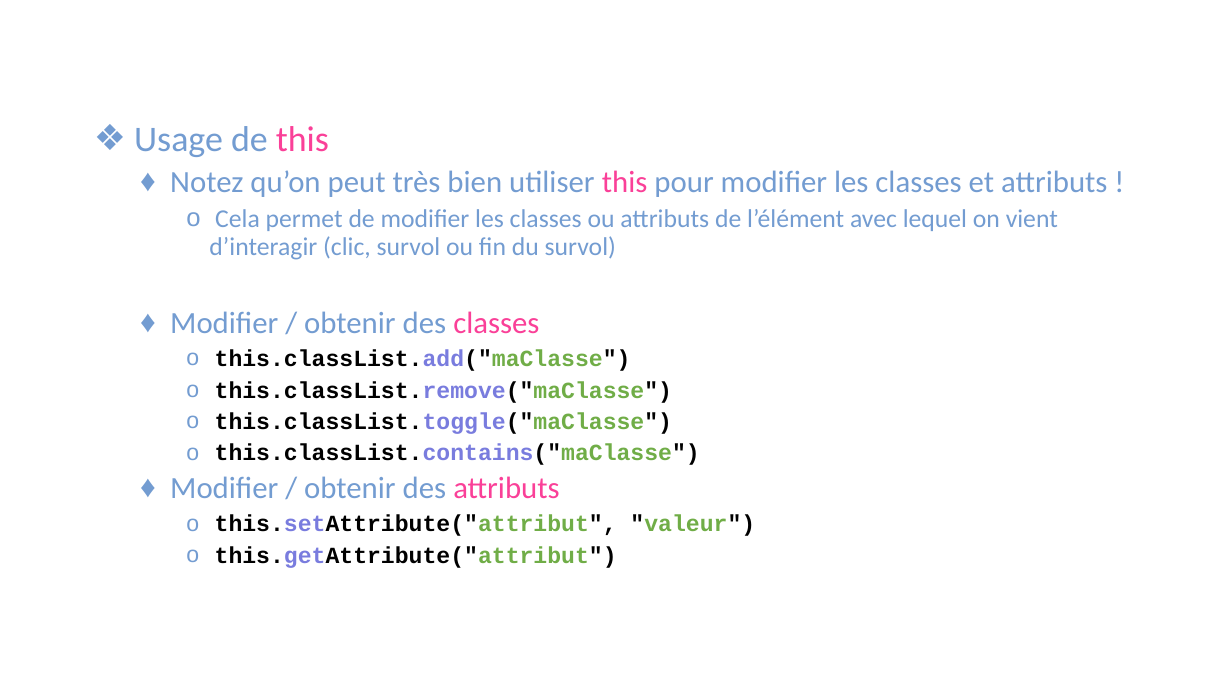
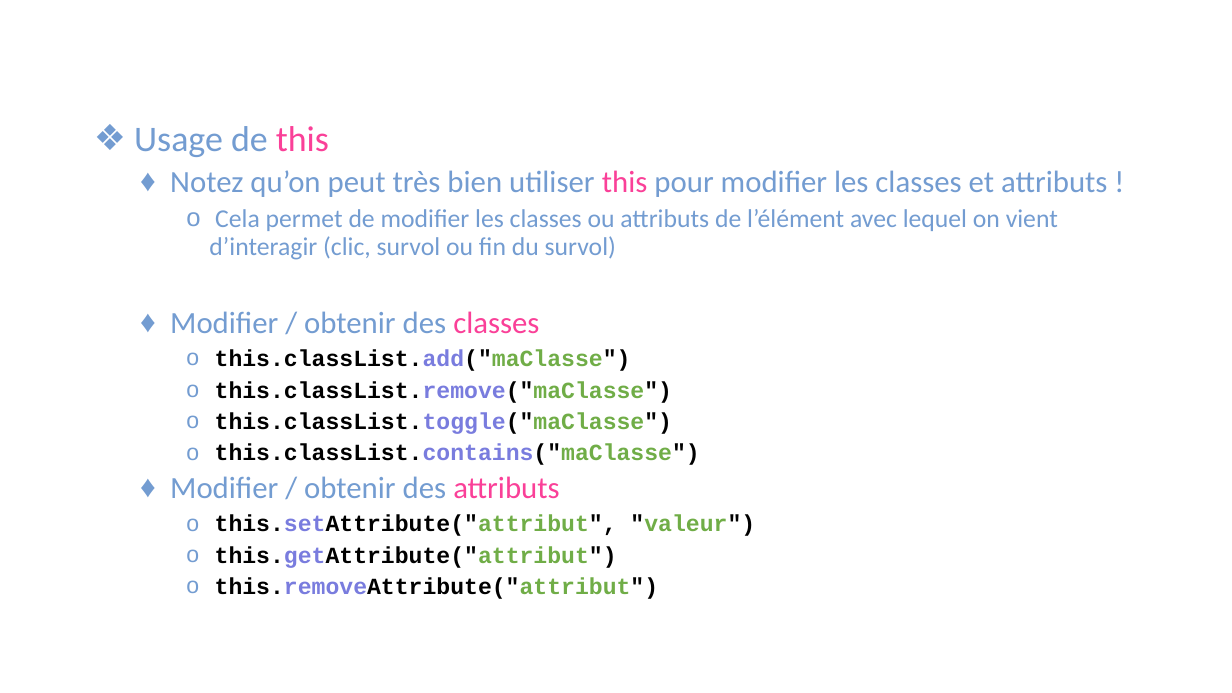
Before and after one commit to mathieudupont/A22-905, a slide deck: slide 15 of semaine_07/420905_semaine7.pptx. Drawn at 1232x693 pixels with LibreOffice and Linux fonts; fonts in the diff are those of the drawing; background and template pictures are left out. Boxes give left, top, right and bottom in pixels: in the first picture for what was removed or moved away, otherwise in the second. Text is boxed around its words. In the diff, an @@ line names an element or a change of style, - is before the commit and + after.

```diff
--- a/semaine_07/420905_semaine7.pptx
+++ b/semaine_07/420905_semaine7.pptx
@@ text at <box>215,577,659,599</box>: paragraph added @@
+    o this.removeAttribute("attribut")
```
Also in this commit, not shown: 1 other slide changed, 1 other file.
